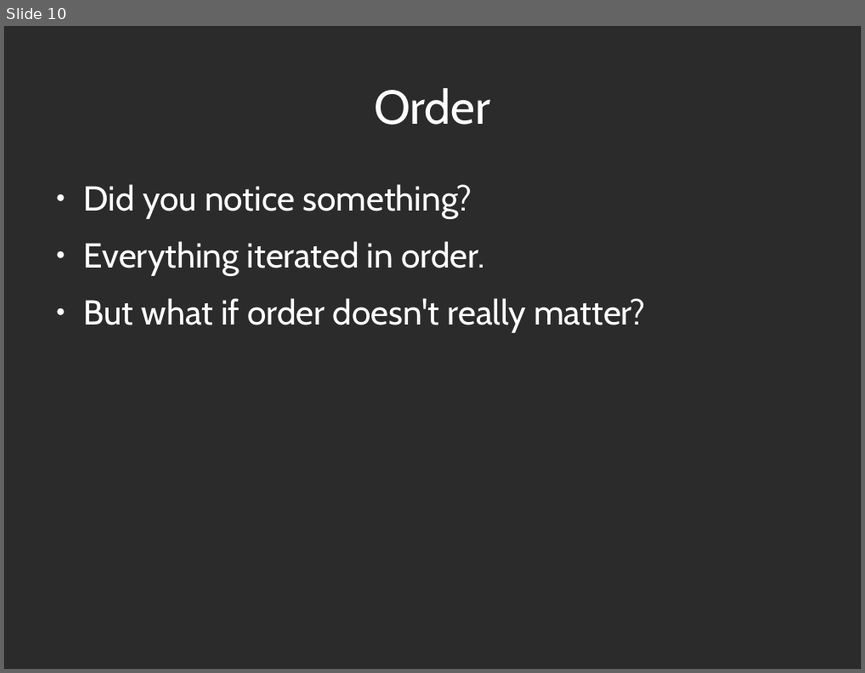
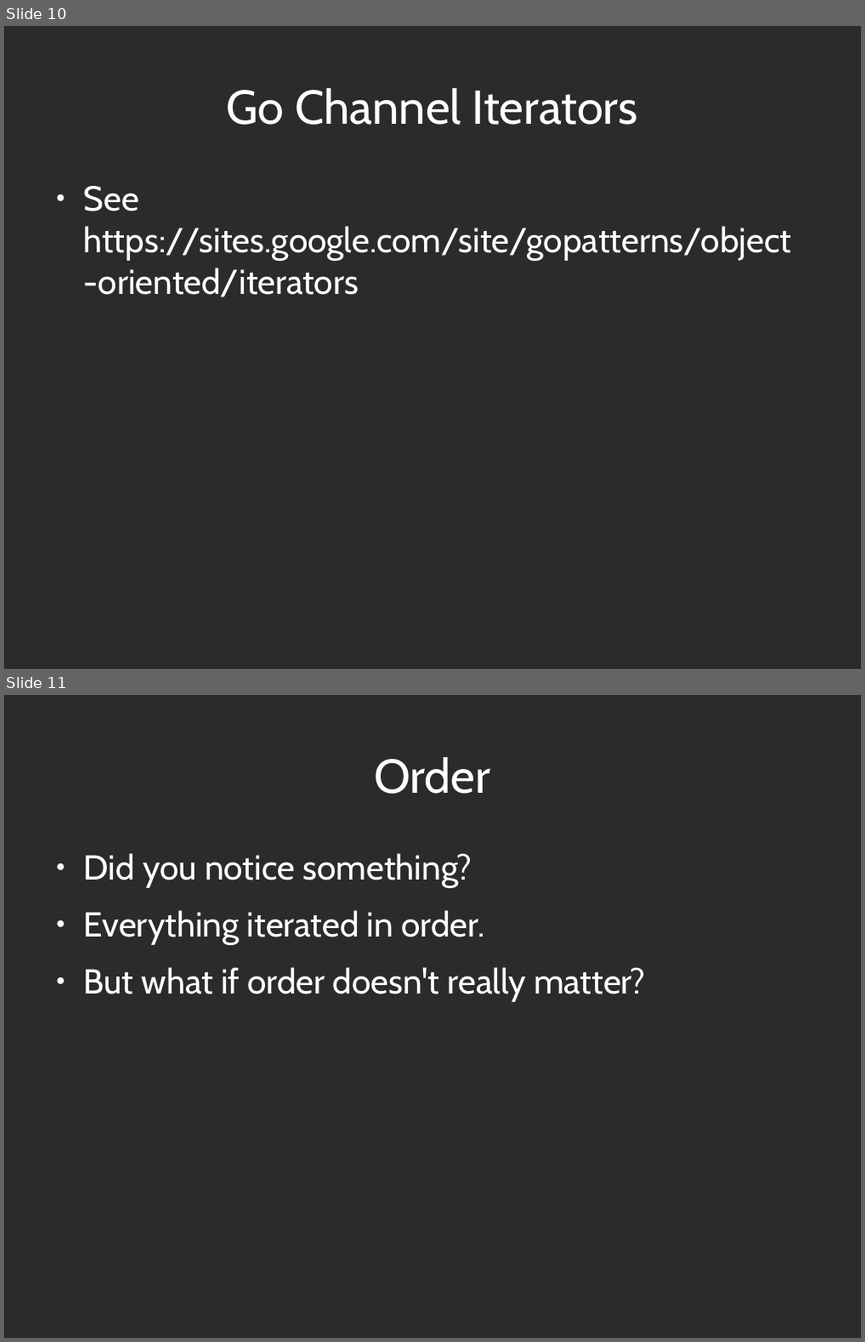
Before and after one commit to abramhindle/python-iteration-talk, a slide deck: iteration-talk-go.odp. Shown one above the other, each under a label of ours: slide 10 before the commit, slides 10 and 11 after it. The pictures are 865x673 and 865x1342 pixels, drawn with LibreOffice and Linux fonts; fonts in the diff are those of the drawing; background and template pictures are left out; a plain dark background stands for a picture behind light text. Boxes give left, top, right and bottom in pixels: in the first picture for what was removed or moved away, otherwise in the second. Text is boxed around its words. In the diff, an @@ line names an element or a change of style, - is before the commit and + after.

```diff
--- a/iteration-talk-go.odp
+++ b/iteration-talk-go.odp
@@ slide 10 added at (4, 26, 861, 669), background picture (left out) @@
@@ title added at (227, 88, 638, 125), 44 pt, text #FFFFFF @@
+Go Channel Iterators
@@ text added at (84, 186, 792, 297), 32 pt, text #FFFFFF @@
+● See https://sites.google.com/site/gopatterns/object-oriented/iterators
@@ what was slide 10 is now slide 11 @@
```
Also in this commit, not shown: 3 slides changed, 3 other slides added, 1 other file.
